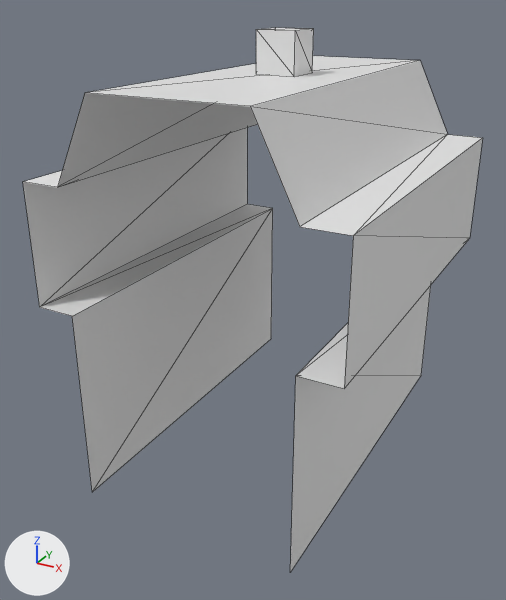
Renders of the glTF model Assets/environment/wall.glb from each side of a commit.
One viewpoint serves both versions: a camera (50 mm lens) standing at (0.782, -1.578, 1.179) and looking at (-0.041, -0.082, 0.431). Lighting does not change. The marker at lower left points along +X, +Y and +Z. The picture after the commit comes second. Mesh edges are drawn as thin lines. Vertices at exactly the same position are counted once.
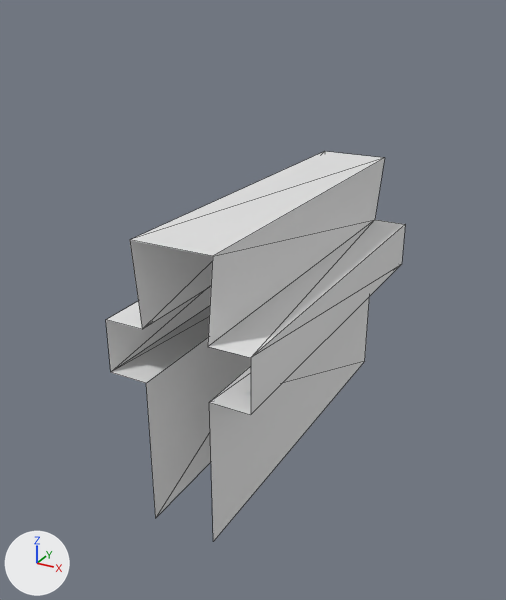
Changed parts and their boxes [x1, y1, x2, y2] in the pictures (506 x 600 px):
```json
{"object": "Cube", "change": "reshaped", "before": [23, 56, 483, 572], "after": [106, 151, 405, 541], "on screen": "35% narrower, 24% shorter"}
{"object": "Cube.001", "change": "deleted", "before": [256, 28, 314, 77]}
```

The change, as JSON lines over the scene's bpy script:
```json
{"block": "me_cube", "where": "# used by ob_cube; location = (0.0, 0.0, 0.0)"}
{"block": "me_cube", "where": "# before: 8 (0.283, 0.5, 0.5), 9 (-0.283, -0.5, 0.5) at pixel (72, 316), 10 (0.283, -0.5, 0.5) at pixel (295, 375), 11 (-0.283, 0.5, 0.5) at pixel (272, 208), 12 (-0.283, -0.5, 0.8) at pixel (57, 187)"}
{"block": "me_cube", "where": "# before: 13 (0.283, 0.5, 0.8) at pixel (447, 134), 14 (0.283, -0.5, 0.8) at pixel (299, 226), 15 (-0.283, 0.5, 0.8), 16 (-0.383, 0.5, 0.8), 17 (-0.383, 0.5, 0.5) at pixel (247, 204)"}
{"block": "me_cube", "where": "# before: 18 (-0.383, -0.5, 0.5) at pixel (39, 307), 19 (-0.383, -0.5, 0.8) at pixel (22, 181), 20 (0.383, 0.5, 0.8) at pixel (482, 137), 21 (0.383, 0.5, 0.5) at pixel (469, 238), 22 (0.383, -0.5, 0.8) at pixel (353, 235)"}
{"block": "me_cube", "where": "# before: 23 (0.383, -0.5, 0.5) at pixel (344, 388)"}
{"op": "remove", "block": "me_cube", "code": "me_cube.from_pydata(...)  # 24 vertices, 22 faces; spans x -0.383..0.383, y -0.5..0.5, z 0.0..1.0"}
{"op": "add", "block": "me_cube", "code": "me_cube.from_pydata(...)  # 24 vertices, 22 faces; spans x -0.183..0.183, y -0.5..0.5, z 0.0..0.713"}
{"block": "me_cube", "change": "me_cube part 1"}
{"op": "add", "block": "me_cube", "code": "for i in [13, 14, 20, 22]: me_cube.vertices[i].co += Vector((-0.2, 0.0, -0.287))"}
{"op": "add", "block": "me_cube", "code": "for i in [8, 10, 21, 23]: me_cube.vertices[i].co += Vector((-0.2, 0.0, -0.12))"}
{"op": "add", "block": "me_cube", "code": "for i in [12, 15, 16, 19]: me_cube.vertices[i].co += Vector((0.2, 0.0, -0.287))"}
{"op": "add", "block": "me_cube", "code": "for i in [9, 11, 17, 18]: me_cube.vertices[i].co += Vector((0.2, 0.0, -0.12))"}
{"op": "set", "path": "me_cube.vertices[0].co", "old": "(0.183, 0.5, 1.0)", "new": "(0.1, 0.5, 0.713)", "note": "pixel (420, 60) -> pixel (384, 157)"}
{"op": "set", "path": "me_cube.vertices[1].co", "old": "(0.283, 0.5, 0.0)", "new": "(0.083, 0.5, 0.0)", "note": "pixel (421, 375) -> pixel (364, 361)"}
{"op": "set", "path": "me_cube.vertices[2].co", "old": "(0.183, -0.5, 1.0)", "new": "(0.1, -0.5, 0.713)", "note": "pixel (250, 106) -> pixel (212, 256)"}
{"op": "set", "path": "me_cube.vertices[3].co", "old": "(0.283, -0.5, 0.0)", "new": "(0.083, -0.5, 0.0)", "note": "pixel (290, 572) -> pixel (213, 541)"}
{"op": "set", "path": "me_cube.vertices[4].co", "old": "(-0.183, 0.5, 1.0)", "new": "(-0.1, 0.5, 0.713)", "note": "not seen -> pixel (324, 151)"}
{"op": "set", "path": "me_cube.vertices[5].co", "old": "(-0.283, 0.5, 0.0)", "new": "(-0.083, 0.5, 0.0)", "note": "pixel (271, 338) -> not seen"}
{"op": "set", "path": "me_cube.vertices[6].co", "old": "(-0.183, -0.5, 1.0)", "new": "(-0.1, -0.5, 0.713)", "note": "pixel (84, 92) -> pixel (129, 239)"}
{"op": "set", "path": "me_cube.vertices[7].co", "old": "(-0.283, -0.5, 0.0)", "new": "(-0.083, -0.5, 0.0)", "note": "pixel (92, 492) -> pixel (155, 518)"}
{"op": "remove", "block": "ob_cube_001", "code": ["ob_cube_001 = bpy.data.objects.new('Cube.001', me_cube_001)", "ob_cube_001.location = (0.0, 0.0, 0.0)"]}
```
